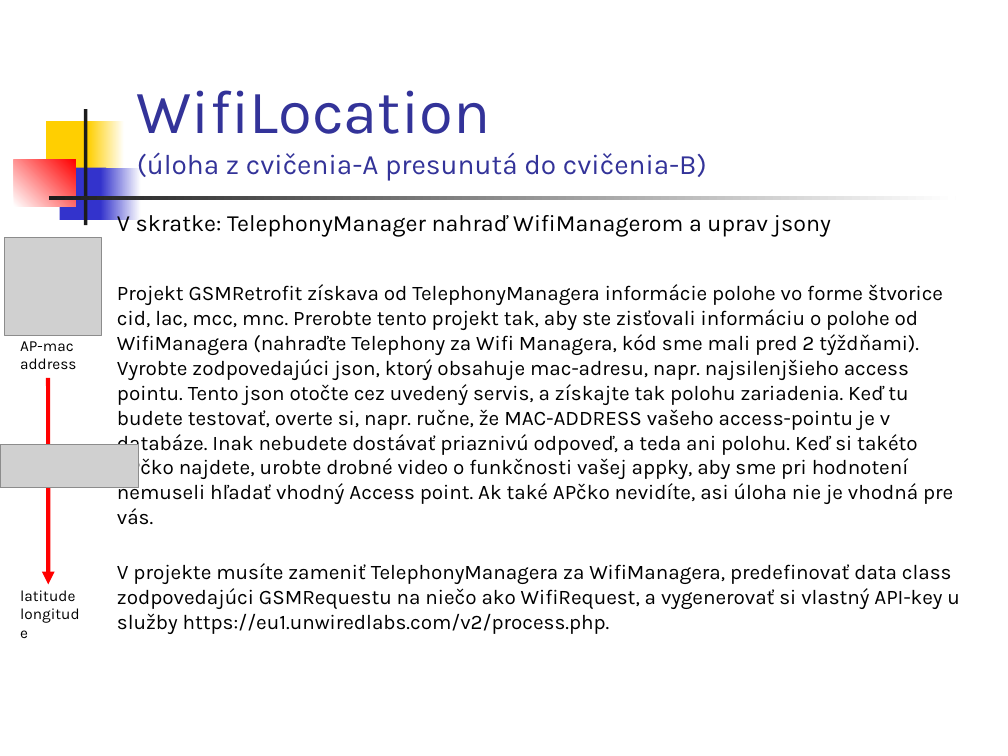
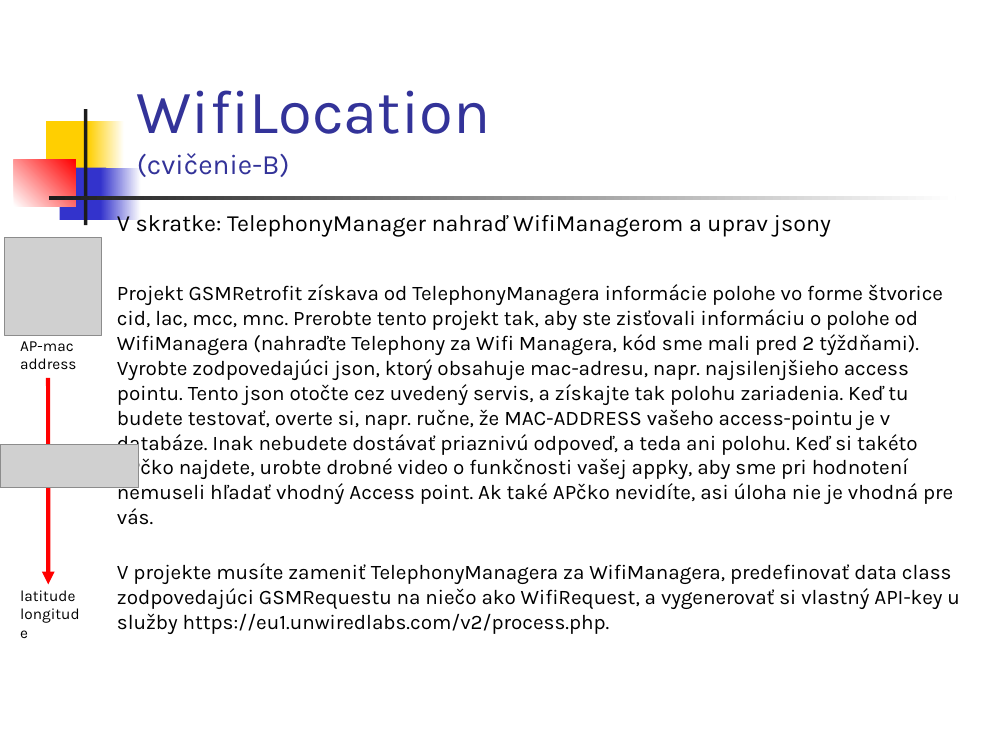
Before and after one commit to vmandro/Prednasky, a slide deck: slide 21 of 11/11_Android.ppt. Drawn at 1008x756 pixels with LibreOffice and Linux fonts; fonts in the diff are those of the drawing; grey boxes stand for pictures. Boxes give left, top, right and bottom in pixels: in the first picture for what was removed or moved away, otherwise in the second. Text is boxed around its words. In the diff, an @@ line names an element or a change of style, - is before the commit and + after.

```diff
--- a/11/11_Android.ppt
+++ b/11/11_Android.ppt
@@ title at (137, 90, 490, 177): text changed; size 20 to 44 pt @@
-WifiLocation
-(úloha z cvičenia-A presunutá do cvičenia-B)
+WifiLocation
+(cvičenie-B)
```
Also in this commit, not shown: 11 other slides changed, 1 slide added, 2 slides removed, 2 other files.
